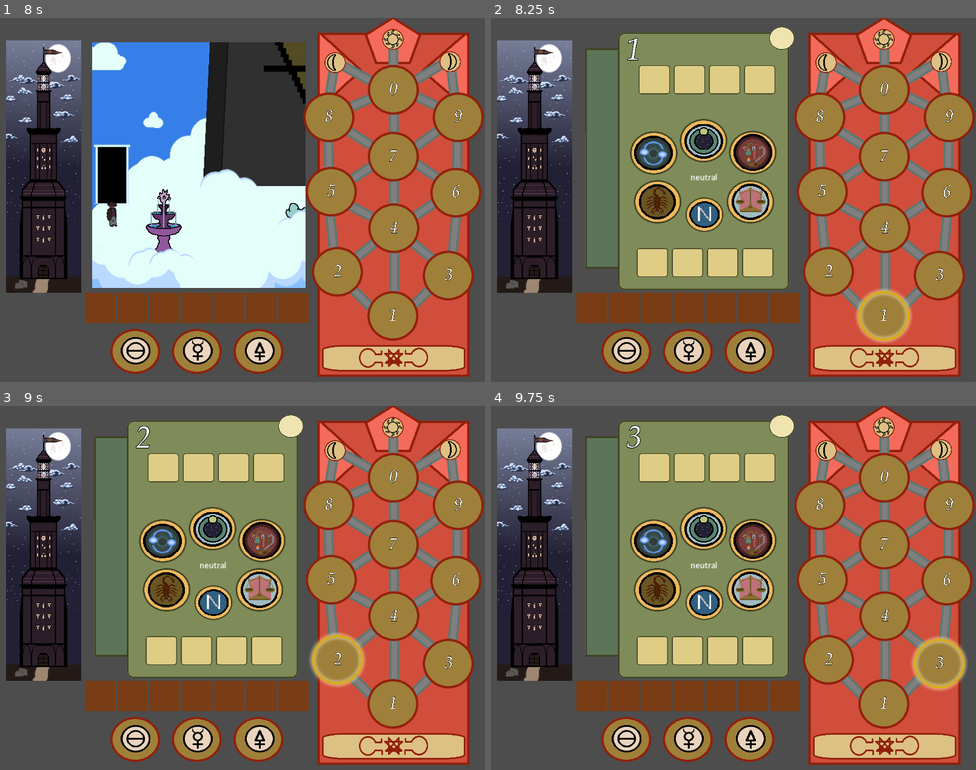
Above: before the commit, frames 1-4 (two rows, left to right).
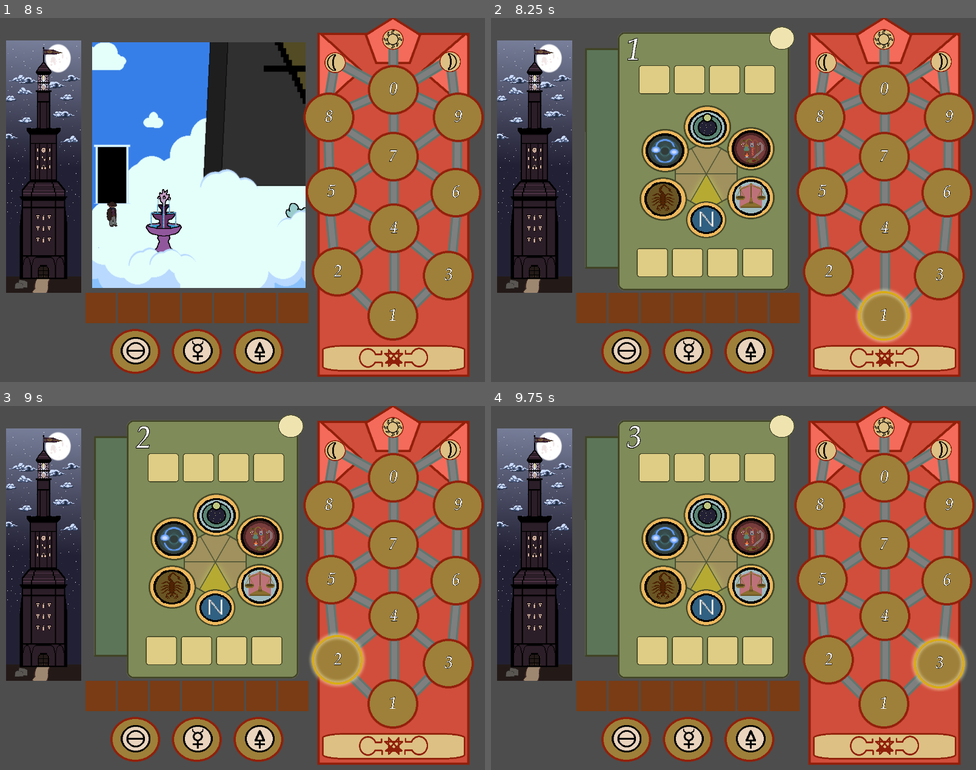
Above: after the commit, the same moments.

Repository: mccajd/Quintessential
Game: Godot game, scene res://Scenes/main_menu.tscn
Same seed, same stepped clock (60 frames per second), same inputs: the game is played once before the commit and once after it.
Inputs (mouse positions are in pixels of both pictures, inside the frame that each line leads up to):
- Up to frame 1 (8 s): click (441, 178) at 0.5 s; move the mouse to (349, 181) at 1.27 s; press the mouse at (349, 181) at 1.28 s; move the mouse to (145, 218) at 2.02 s; release the mouse at (145, 218) at 2.03 s; click (145, 218) at 2.1 s; move the mouse to (291, 119) at 2.77 s; press the mouse at (291, 119) at 2.78 s; move the mouse to (218, 272) at 3.52 s; release the mouse at (218, 272) at 3.53 s; click (218, 272) at 3.6 s; move the mouse to (388, 254) at 4.27 s; press the mouse at (388, 254) at 4.28 s; move the mouse to (97, 145) at 5.02 s; release the mouse at (97, 145) at 5.03 s; click (97, 145) at 5.1 s; click (392, 356) at 5.75 s; click (392, 356) at 6.5 s; click (392, 356) at 7.25 s
- Up to frame 2 (8.25 s): tap Enter at 8 s; move the mouse to (883, 316) at 8.02 s; press the mouse at (883, 316) at 8.03 s
- Up to frame 3 (9 s): tap Space at 8.75 s; move the mouse to (339, 660) at 8.77 s; release the mouse at (339, 660) at 8.78 s; click (339, 660) at 8.85 s
- Up to frame 4 (9.75 s): tap Enter at 9.5 s; move the mouse to (937, 664) at 9.52 s; press the mouse at (937, 664) at 9.53 s

Frame 1 is identical in both runs. In frame 2, 6.4% of the frame differs, in the area x 28-59%, y 24-61%; in frame 3, 6.4%; in frame 4, 6.4%.

Commit message:
Add hexagonal selector for tf

Diff:
--- a/Scenes/beacon_puzzle.tscn
+++ b/Scenes/beacon_puzzle.tscn
@@ -15,14 +15,71 @@
 [ext_resource type="Script" path="res://Scripts/beacon_node_output_slot.gd" id="12_gs16d"]
 [ext_resource type="PackedScene" uid="uid://geda8gmbwuga" path="res://Scenes/beacon_node_button.tscn" id="13_6vynv"]
 [ext_resource type="Texture2D" uid="uid://e2ko6iq3875u" path="res://assets/symbols/one_symbol.png" id="14_7im5j"]
+[ext_resource type="Texture2D" uid="uid://bux0sxu67e2ht" path="res://assets/beacon/hex-ascension.png" id="15_l8byv"]
 [ext_resource type="Texture2D" uid="uid://chr6piu8nkc23" path="res://assets/items/solution_tile_detailed.png" id="15_ra4ik"]
+[ext_resource type="Texture2D" uid="uid://c4ddkqv04dy8y" path="res://assets/beacon/hex-dissolution.png" id="16_evbct"]
 [ext_resource type="Texture2D" uid="uid://cmspltfyqvrsu" path="res://assets/items/ascension_tile.png" id="16_ik168"]
 [ext_resource type="Texture2D" uid="uid://deuotr83vxwmd" path="res://assets/items/dissolution_tile_detailed.png" id="16_lquqw"]
 [ext_resource type="Texture2D" uid="uid://boqyv10myk12i" path="res://assets/items/neutral_tile_detailed.png" id="16_wvnmb"]
+[ext_resource type="Texture2D" uid="uid://cpxyki5xog88n" path="res://assets/beacon/hex-distillation.png" id="17_3vupw"]
+[ext_resource type="Texture2D" uid="uid://bnw6dq3xupv77" path="res://assets/beacon/hex-neutral.png" id="18_g21tp"]
 [ext_resource type="Texture2D" uid="uid://csopl5fyet58l" path="res://assets/items/sublimation_tile_detailed.png" id="18_ig4bd"]
 [ext_resource type="Texture2D" uid="uid://dgc0h6dags0gi" path="res://assets/items/distillation_tile_detailed.png" id="19_jb85l"]
+[ext_resource type="Texture2D" uid="uid://c6vqdv0uk3g3o" path="res://assets/beacon/hex-solution.png" id="19_vmuc3"]
+[ext_resource type="Texture2D" uid="uid://bwh3jhqn07ba8" path="res://assets/beacon/hex-sublimation.png" id="20_cdh1i"]
 
 [sub_resource type="GDScript" id="GDScript_tquvq"]
+
+[sub_resource type="SpriteFrames" id="SpriteFrames_ofjle"]
+animations = [{
+"frames": [{
+"duration": 1.0,
+"texture": ExtResource("15_l8byv")
+}],
+"loop": true,
+"name": &"ascension",
+"speed": 5.0
+}, {
+"frames": [{
+"duration": 1.0,
+"texture": ExtResource("16_evbct")
+}],
+"loop": true,
+"name": &"dissolution",
+"speed": 5.0
+}, {
+"frames": [{
+"duration": 1.0,
+"texture": ExtResource("17_3vupw")
+}],
+"loop": true,
+"name": &"distillation",
+"speed": 5.0
+}, {
+"frames": [{
+"duration": 1.0,
+"texture": ExtResource("18_g21tp")
+}],
+"loop": true,
+"name": &"neutral",
+"speed": 5.0
+}, {
+"frames": [{
+"duration": 1.0,
+"texture": ExtResource("19_vmuc3")
+}],
+"loop": true,
+"name": &"solution",
+"speed": 5.0
+}, {
+"frames": [{
+"duration": 1.0,
+"texture": ExtResource("20_cdh1i")
+}],
+"loop": true,
+"name": &"sublimation",
+"speed": 5.0
+}]
 
 [sub_resource type="GDScript" id="GDScript_vcol3"]
 resource_name = "ShowNodeMenuButton"
@@ -533,7 +590,15 @@
 offset_bottom = 73.0
 texture = ExtResource("14_7im5j")
 
+[node name="SelectedTransformation" type="AnimatedSprite2D" parent="MockUI/BeaconNodeView/BeaconNodeMenu"]
+modulate = Color(1, 1, 1, 0.431373)
+position = Vector2(270, 310)
+scale = Vector2(0.9, 0.9)
+sprite_frames = SubResource("SpriteFrames_ofjle")
+animation = &"sublimation"
+
 [node name="SelectedTransformationLabel" type="Label" parent="MockUI/BeaconNodeView/BeaconNodeMenu"]
+visible = false
 offset_left = 224.0
 offset_top = 309.0
 offset_right = 307.0
@@ -573,7 +638,7 @@
 script = SubResource("GDScript_vcol3")
 
 [node name="SolutionButton" parent="MockUI/BeaconNodeView/BeaconNodeMenu" instance=ExtResource("13_6vynv")]
-position = Vector2(104, 214)
+position = Vector2(128, 209)
 transformation_type = "solution"
 
 [node name="Sprite2D" type="Sprite2D" parent="MockUI/BeaconNodeView/BeaconNodeMenu/SolutionButton"]
@@ -583,7 +648,7 @@
 texture = ExtResource("15_ra4ik")
 
 [node name="DissolutionButton" parent="MockUI/BeaconNodeView/BeaconNodeMenu" instance=ExtResource("13_6vynv")]
-position = Vector2(112, 317)
+position = Vector2(124, 311)
 transformation_type = "dissolution"
 
 [node name="Sprite2D" type="Sprite2D" parent="MockUI/BeaconNodeView/BeaconNodeMenu/DissolutionButton"]
@@ -593,7 +658,7 @@
 texture = ExtResource("16_lquqw")
 
 [node name="AscensionButton" parent="MockUI/BeaconNodeView/BeaconNodeMenu" instance=ExtResource("13_6vynv")]
-position = Vector2(209, 188)
+position = Vector2(217, 159)
 transformation_type = "ascension"
 
 [node name="Sprite2D" type="Sprite2D" parent="MockUI/BeaconNodeView/BeaconNodeMenu/AscensionButton"]
@@ -603,7 +668,7 @@
 texture = ExtResource("16_ik168")
 
 [node name="SublimationButton" parent="MockUI/BeaconNodeView/BeaconNodeMenu" instance=ExtResource("13_6vynv")]
-position = Vector2(308, 317)
+position = Vector2(309, 308)
 transformation_type = "sublimation"
 
 [node name="Sprite2D" type="Sprite2D" parent="MockUI/BeaconNodeView/BeaconNodeMenu/SublimationButton"]
@@ -613,7 +678,7 @@
 texture = ExtResource("18_ig4bd")
 
 [node name="DistillationButton" parent="MockUI/BeaconNodeView/BeaconNodeMenu" instance=ExtResource("13_6vynv")]
-position = Vector2(313, 213)
+position = Vector2(309, 205)
 transformation_type = "distillation"
 
 [node name="Sprite2D" type="Sprite2D" parent="MockUI/BeaconNodeView/BeaconNodeMenu/DistillationButton"]
@@ -623,8 +688,8 @@
 texture = ExtResource("19_jb85l")
 
 [node name="ClearButton" parent="MockUI/BeaconNodeView/BeaconNodeMenu" instance=ExtResource("13_6vynv")]
-position = Vector2(222, 355)
-scale = Vector2(0.8, 0.8)
+position = Vector2(223, 363)
+scale = Vector2(0.85, 0.85)
 transformation_type = "neutral"
 
 [node name="Sprite2D" type="Sprite2D" parent="MockUI/BeaconNodeView/BeaconNodeMenu/ClearButton"]
--- a/Scripts/beacon_node_menu.gd
+++ b/Scripts/beacon_node_menu.gd
@@ -20,7 +20,7 @@
 
 func _process(_delta):
 	get_node("SelectedNode").texture = load(BeaconNode.get_symbol_texture(selected_node.id)) if selected_node else load("res://assets/beacon/empty.png")
-	get_node("SelectedTransformationLabel").text = selected_node.selected_transformation if selected_node else "neutral"
+	get_node("SelectedTransformation").play(selected_node.selected_transformation if selected_node else "neutral")
 
 	if !selected_node: return
 
Not shown: 1 places in Scenes/beacon_puzzle.tscn that only renumber resources
Binary file added: assets/beacon/hex-ascension.png
Not shown, added: assets/beacon/hex-ascension.png.import
Binary file added: assets/beacon/hex-dissolution.png
Not shown, added: assets/beacon/hex-dissolution.png.import
Binary file added: assets/beacon/hex-distillation.png
Not shown, added: assets/beacon/hex-distillation.png.import
Binary file added: assets/beacon/hex-neutral.png
Not shown, added: assets/beacon/hex-neutral.png.import
Binary file added: assets/beacon/hex-solution.png
Not shown, added: assets/beacon/hex-solution.png.import
Binary file added: assets/beacon/hex-sublimation.png
(and 1 more such lines)
